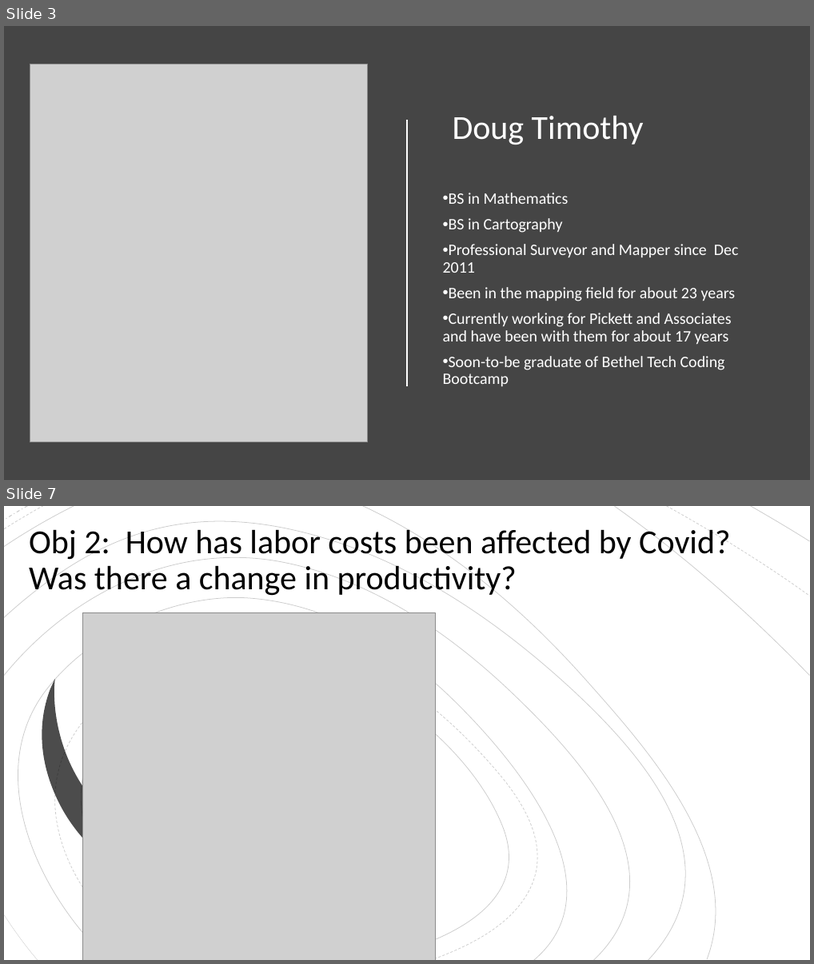
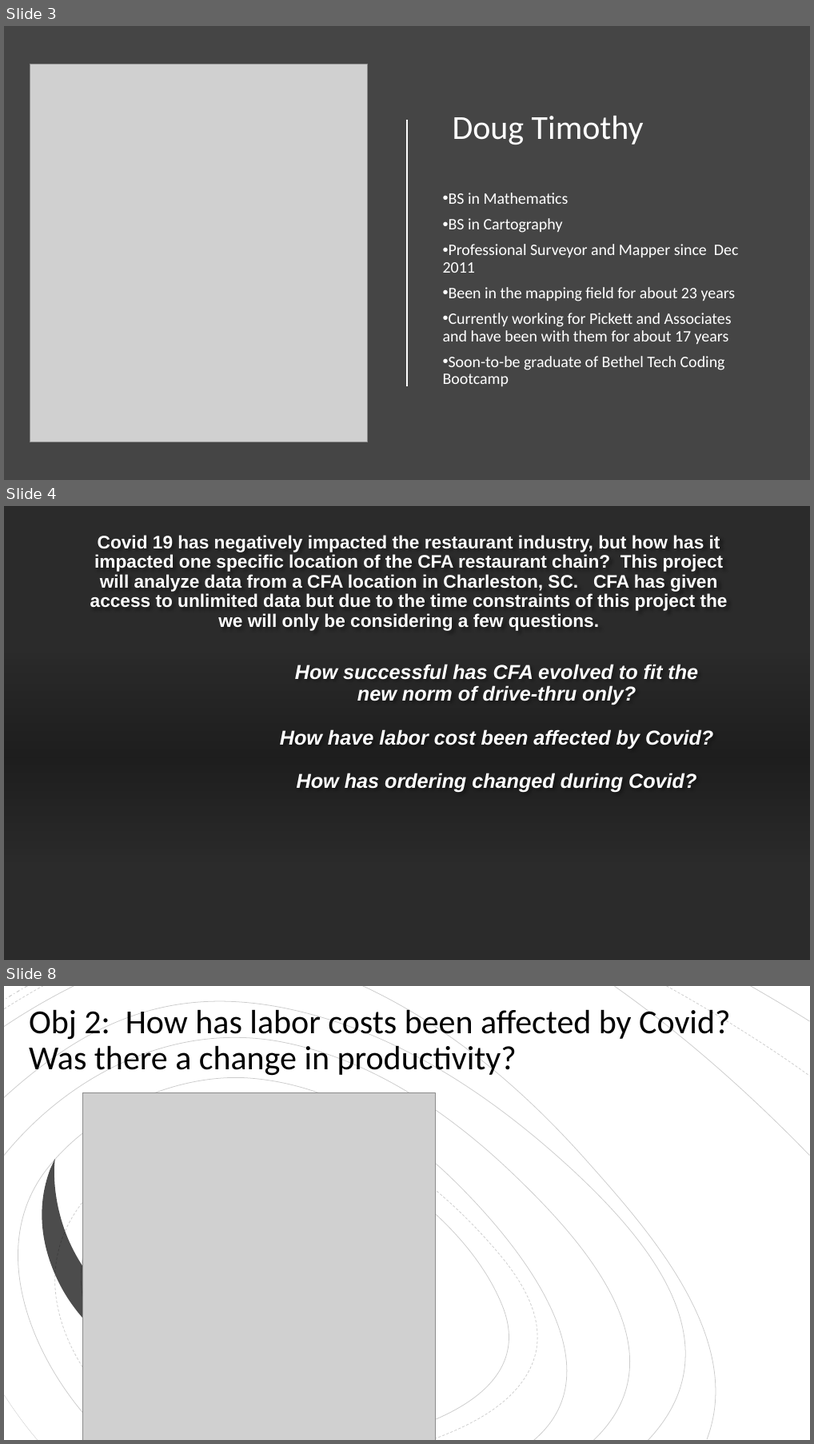
Before and after one commit to East-Coast-Collaboration/Final-Project, a slide deck: Presentation.pptx. Shown one above the other, each under a label of ours: slides 3 and 7 before the commit, slides 3, 4 and 8 after it; the slides between them are not shown. The pictures are 814x964 and 814x1444 pixels, drawn with LibreOffice and Linux fonts; fonts in the diff are those of the drawing; grey boxes stand for pictures; background and template pictures are left out; a plain dark background stands for a picture behind light text. Boxes give left, top, right and bottom in pixels: in the first picture for what was removed or moved away, otherwise in the second. Text is boxed around its words. In the diff, an @@ line names an element or a change of style, - is before the commit and + after.

```diff
--- a/Presentation.pptx
+++ b/Presentation.pptx
@@ slide 4 added at (4, 506, 810, 960), background picture (left out) @@
@@ rectangle added at (4, 506, 810, 960), fill #FFFFFF @@
@@ title added at (90, 535, 728, 631), 21.6 pt, text #FFFFFF, bold @@
+Covid 19 has negatively impacted the restaurant industry, but how has it impacted one specific location of the CFA restaurant chain? This project will analyze data from a CFA location in Charleston, SC. CFA has given access to unlimited data but due to the time constraints of this project the we will only be considering a few questions.
@@ rectangle added at (4, 652, 810, 861), fill gradient #000000 @@
@@ text added at (280, 664, 714, 792), 24 pt, text #FFFFFF, bold, italic @@
+How successful has CFA evolved to fit the new norm of drive-thru only?
+How have labor cost been affected by Covid?
+How has ordering changed during Covid?
@@ what was slide 7 is now slide 8 @@
```
Also in this commit, not shown: 2 slides changed, 2 other slides added, 2 slides removed, 1 other file.
